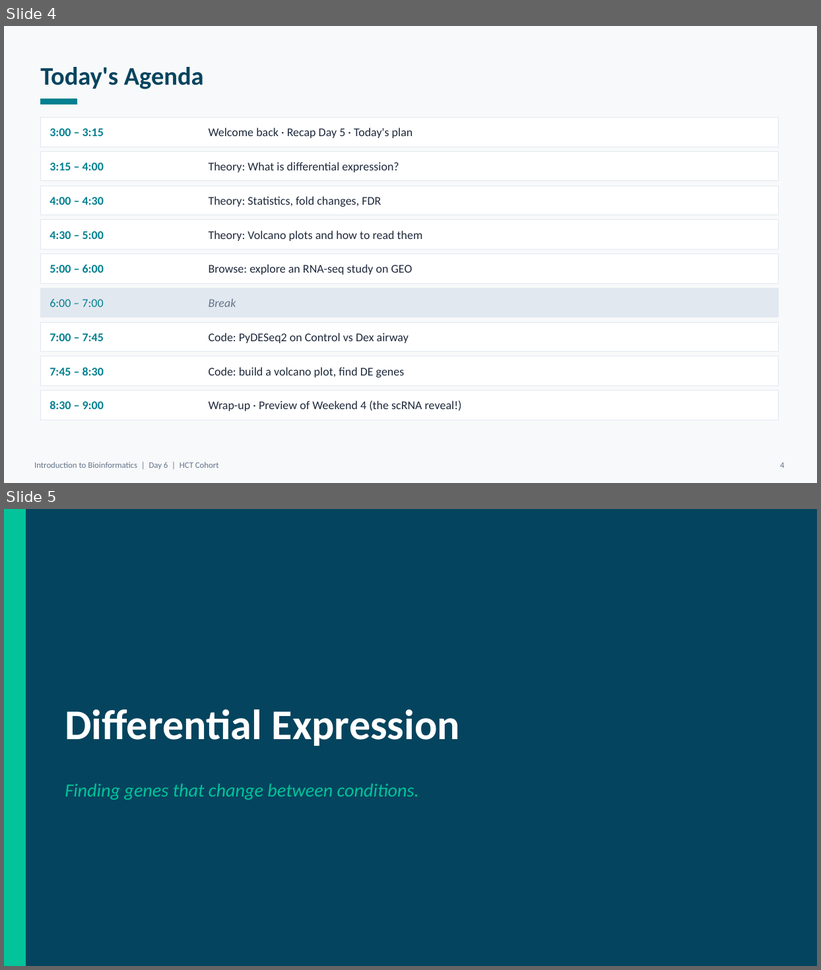
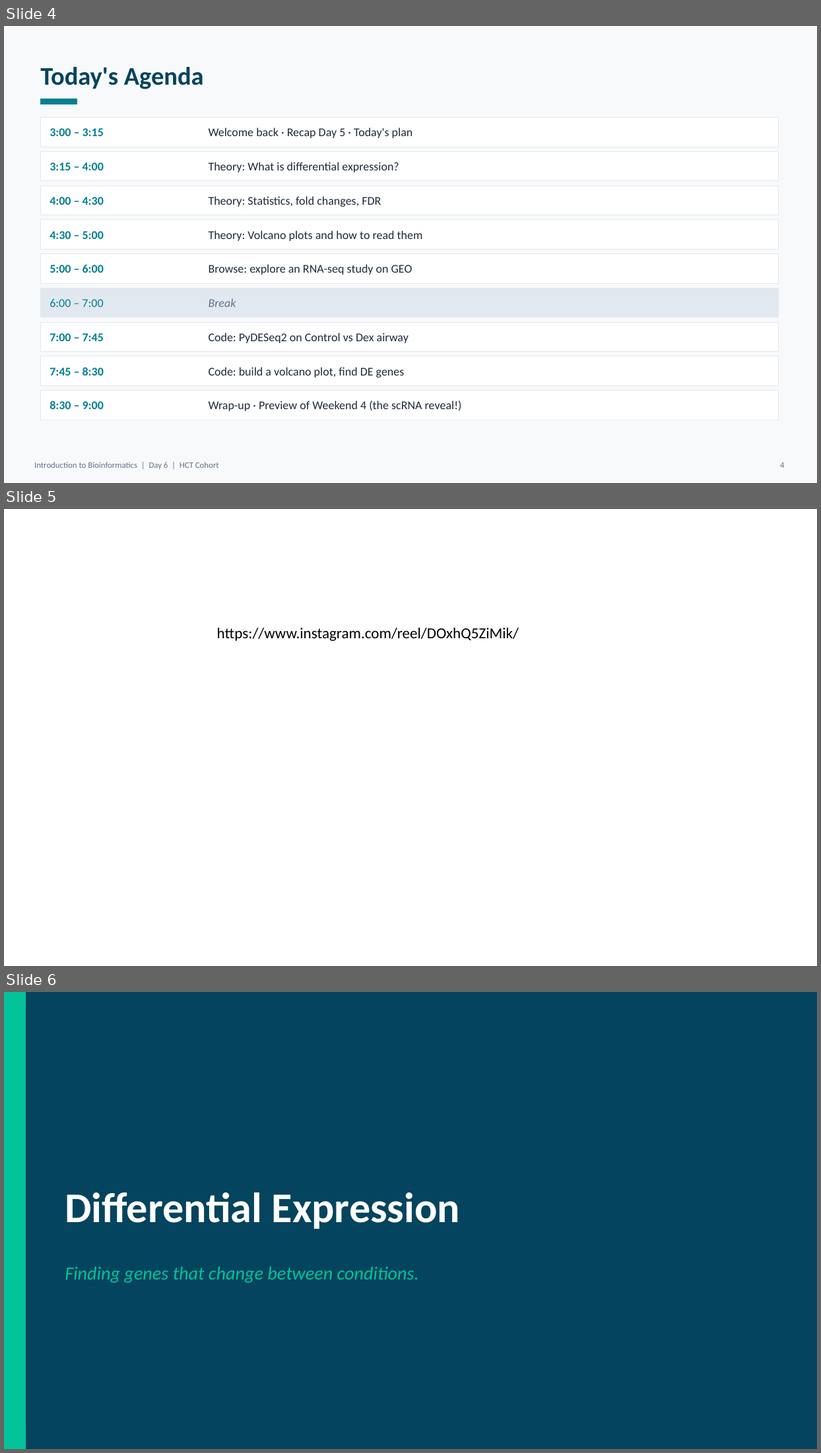
Before and after one commit to NorahSAlghamdi/bioinformatics-HCT-Training, a slide deck: Day6_Slides_Differential_Expression_v2.pptx. Shown one above the other, each under a label of ours: slides 4 and 5 before the commit, slides 4, 5 and 6 after it. The pictures are 821x970 and 821x1453 pixels, drawn with LibreOffice and Linux fonts; fonts in the diff are those of the drawing. Boxes give left, top, right and bottom in pixels: in the first picture for what was removed or moved away, otherwise in the second. Text is boxed around its words. In the diff, an @@ line names an element or a change of style, - is before the commit and + after.

```diff
--- a/Day6_Slides_Differential_Expression_v2.pptx
+++ b/Day6_Slides_Differential_Expression_v2.pptx
@@ slide 5 added at <box>4,509,817,966</box>, background #FFFFFF @@
@@ text added at <box>217,628,519,641</box>, 18 pt, text #000000 @@
+https://www.instagram.com/reel/DOxhQ5ZiMik/
@@ what was slide 5 is now slide 6 @@
```
Also in this commit, not shown: 8 slides changed, 6 other slides added, 6 slides removed.
